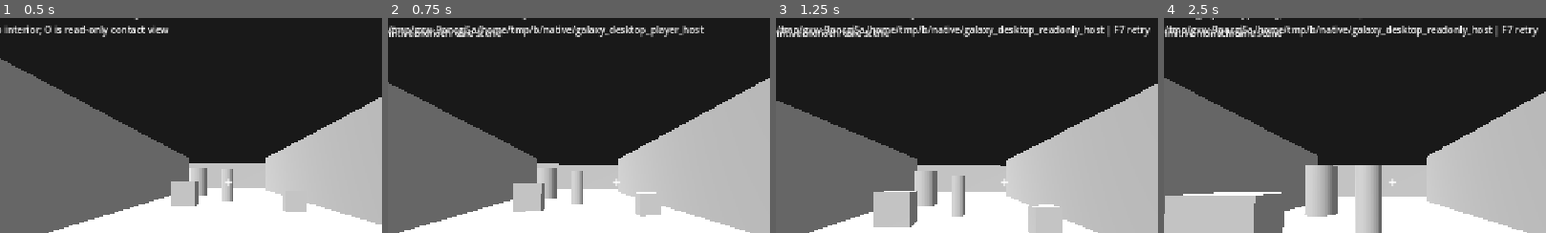
Above: before the commit, frames 1-4 (left to right).
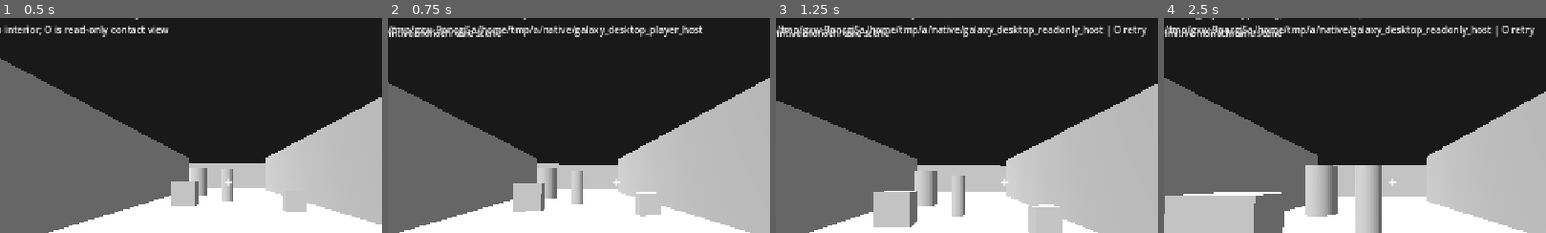
Above: after the commit, the same moments.

Repository: vjmichael/Single-galaxy
Game: Godot game, scene res://world/main.tscn
The game is run twice, just before and just after one commit, with the same random seed, the same clock (stepped at 60 frames per second) and the same inputs.
Inputs (mouse positions are % of the whole screen's width and height, from its top left):
- Up to frame 1 (0.5 s): no input
- Up to frame 2 (0.75 s): tap Enter at 0.5 s; move the mouse to (55, 50) at 0.52 s; hold W (fps_forward) from 0.53 s (still down); tap P at 0.6 s; click (55, 50) at 0.67 s
- Up to frame 3 (1.25 s): keep holding W (fps_forward); tap Space (fps_jump) at 0.77 s; tap O at 0.8 s
- Up to frame 4 (2.5 s): keep holding W (fps_forward); move the mouse to (45, 50) at 1.27 s; tap O at 1.35, 2.3 s; tap Space (fps_jump) at 1.52 s; tap P at 1.55 s; move the mouse to (52, 48) at 2.02 s; tap E (fps_inspect) at 2.1 s
The pictures show only the part of the screen within x 20-70%, y 13-63%; the shares and areas given below are measured in that part.

Frame 1 is identical in both runs. In frame 2, 0.8% of the frame differs, in the area x 38-83%, y 3-9%; in frame 3, 1.1%, in the area x 38-98%, y 3-9%; in frame 4, 1.1%.

Commit message:
FP3D-02G: avoid Godot editor F7/F8 pause and stop shortcuts

Diff:
--- a/desktop_godot/world/native_session.gd
+++ b/desktop_godot/world/native_session.gd
@@ -51,7 +51,7 @@
 		return
 	var path := _host_path()
 	if not FileAccess.file_exists(path):
-		_emit_status("Native host missing at: " + path + " | F7 retry")
+		_emit_status("Native host missing at: " + path + " | O retry")
 		return
 	var save := OS.get_user_data_dir().path_join("fp3d_native_readonly.sqlite")
 	_parser.reset()
@@ -59,13 +59,13 @@
 	_verified_packets = 0
 	var result := OS.execute_with_pipe(path, PackedStringArray([save, "600"]), false)
 	if result.is_empty() or not result.has("stdio") or not result.has("pid"):
-		_emit_status("Native host could not start | F7 retry; see user://sg_native_bridge_status.log")
+		_emit_status("Native host could not start | O retry; see user://sg_native_bridge_status.log")
 		return
 	_stdio = result["stdio"]
 	_stderr = result.get("stderr")
 	_pid = result["pid"]
 	_active = true
-	_emit_status("READ ONLY — native C++ telemetry connecting; F7 stops")
+	_emit_status("READ ONLY — native C++ telemetry connecting; O stops")
 
 func poll() -> void:
 	if not _active:
@@ -73,10 +73,10 @@
 	_drain()
 	if _active and not OS.is_process_running(_pid):
 		# The host is intentionally bounded. Never erase the verified last frame.
-		var reason := "READ ONLY — native stream completed at tick %d (%d verified packets); F7 reconnects" % [
+		var reason := "READ ONLY — native stream completed at tick %d (%d verified packets); O reconnects" % [
 			_last_verified_tick, _verified_packets]
 		if _verified_packets == 0:
-			reason = "READ ONLY — native host ended with no verified frames; see status log; F7 retry"
+			reason = "READ ONLY — native host ended with no verified frames; see status log; O retry"
 		var detail := _read_stderr()
 		if not detail.is_empty():
 			reason += " | native error: " + detail
